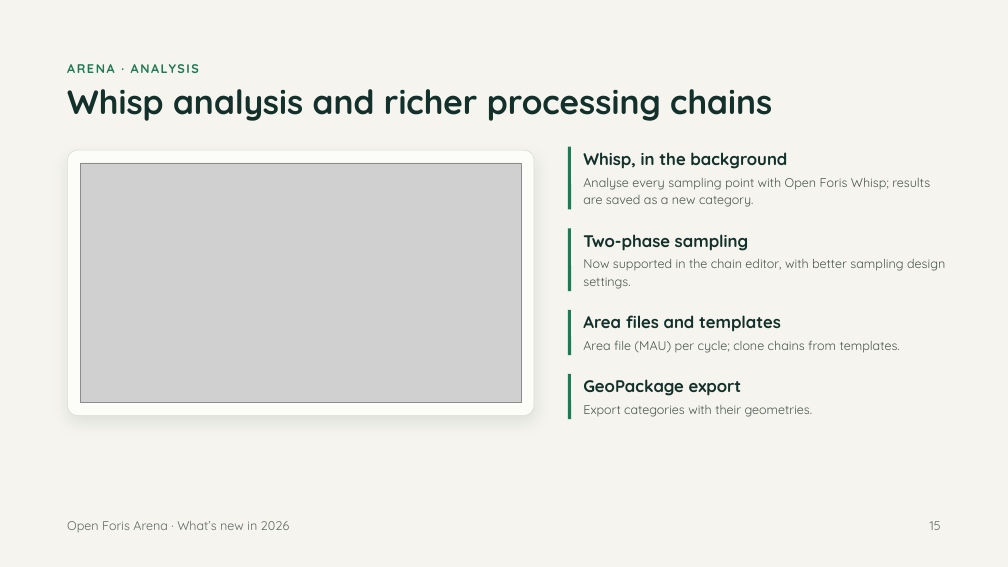
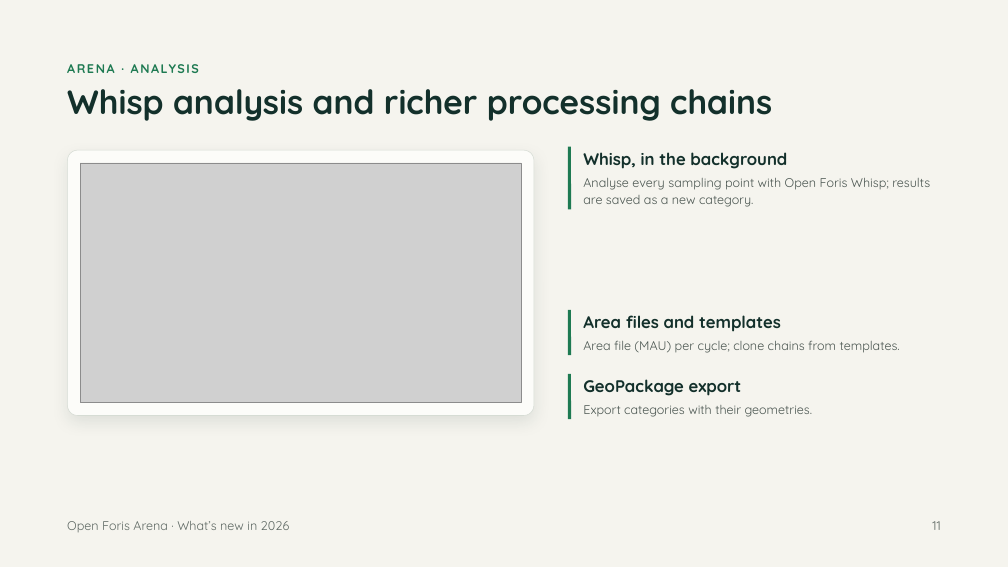
Before and after one commit to openforis/arena, a slide deck: slide 11 of docs/whats-new-2026/arena-whats-new-2026.pptx (slide 15 before the commit). Drawn at 1008x567 pixels with LibreOffice and Linux fonts; fonts in the diff are those of the drawing; grey boxes stand for pictures. Boxes give left, top, right and bottom in pixels: in the first picture for what was removed or moved away, otherwise in the second. Text is boxed around its words. In the diff, an @@ line names an element or a change of style, - is before the commit and + after.

```diff
--- a/docs/whats-new-2026/arena-whats-new-2026.pptx
+++ b/docs/whats-new-2026/arena-whats-new-2026.pptx
@@ line removed from (569, 228) to (569, 291) @@
@@ text removed at [583,234,749,251] @@
-Two-phase sampling
@@ text removed at [583,259,945,289] @@
-Now supported in the chain editor, with better sampling design settings.
@@ text at [932,521,940,530]: text changed @@
-15
+11
```
Also in this commit, not shown: 7 other slides changed, 5 slides added, 8 slides removed, 5 other files.
